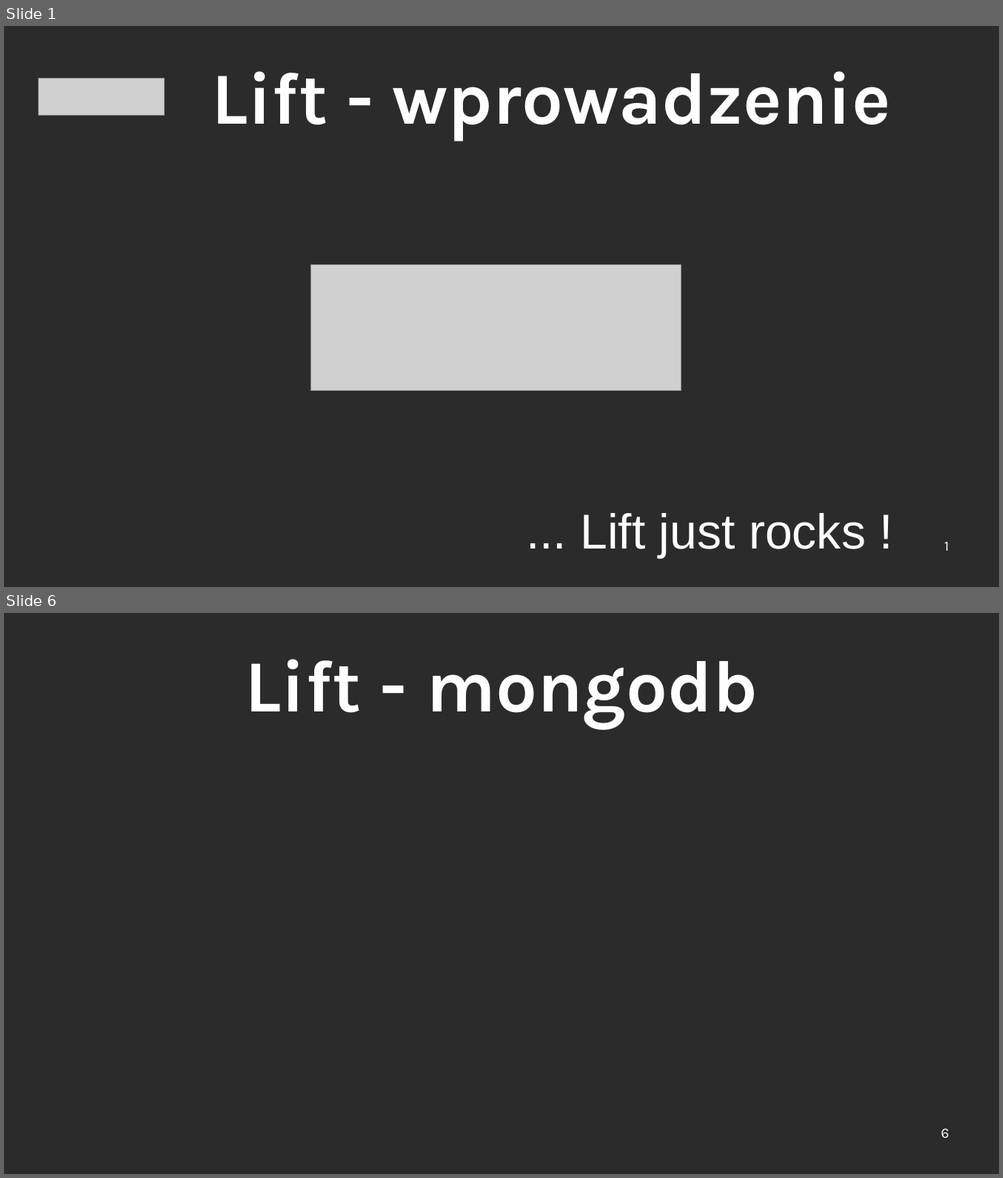
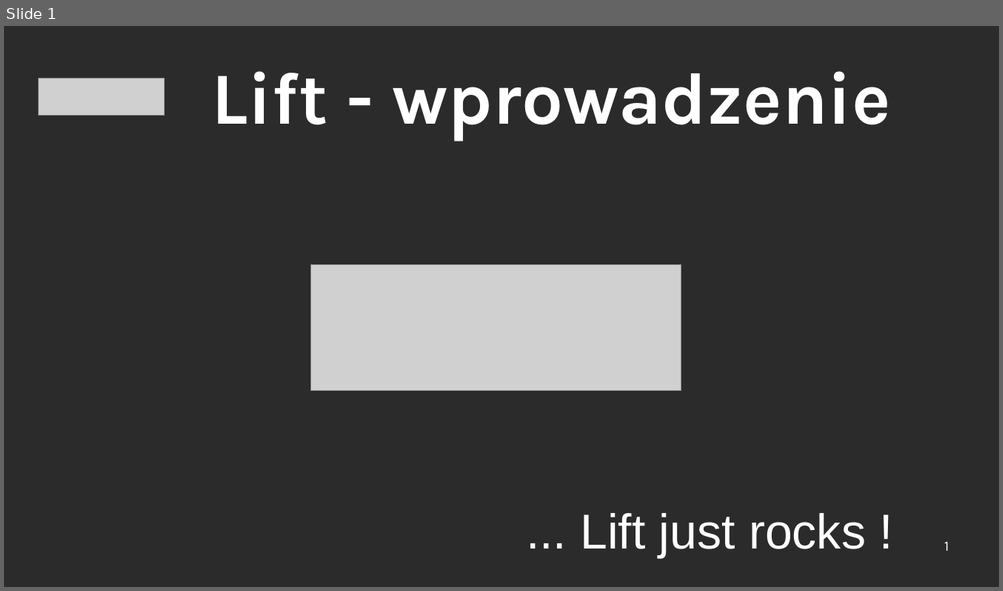
Before and after one commit to ScalaConsultants/lift-rest-demo, a slide deck: doc/lift-demo.odp. Shown one above the other, each under a label of ours: slides 1 and 6 before the commit, slide 1 after it; the slides between them are not shown. The pictures are 1003x1178 and 1003x591 pixels, drawn with LibreOffice and Linux fonts; fonts in the diff are those of the drawing; grey boxes stand for pictures; background and template pictures are left out; a plain dark background stands for a picture behind light text. Boxes give left, top, right and bottom in pixels: in the first picture for what was removed or moved away, otherwise in the second. Text is boxed around its words. In the diff, an @@ line names an element or a change of style, - is before the commit and + after.

```diff
--- a/doc/lift-demo.odp
+++ b/doc/lift-demo.odp
@@ slide 6 removed at [4,613,999,1174], background picture (left out) @@
@@ title removed at [245,659,757,728] @@
-Lift - mongodb
@@ page number removed at [941,1128,949,1138] @@
-6
```
Also in this commit, not shown: 9 slides added, 8 other slides removed.
